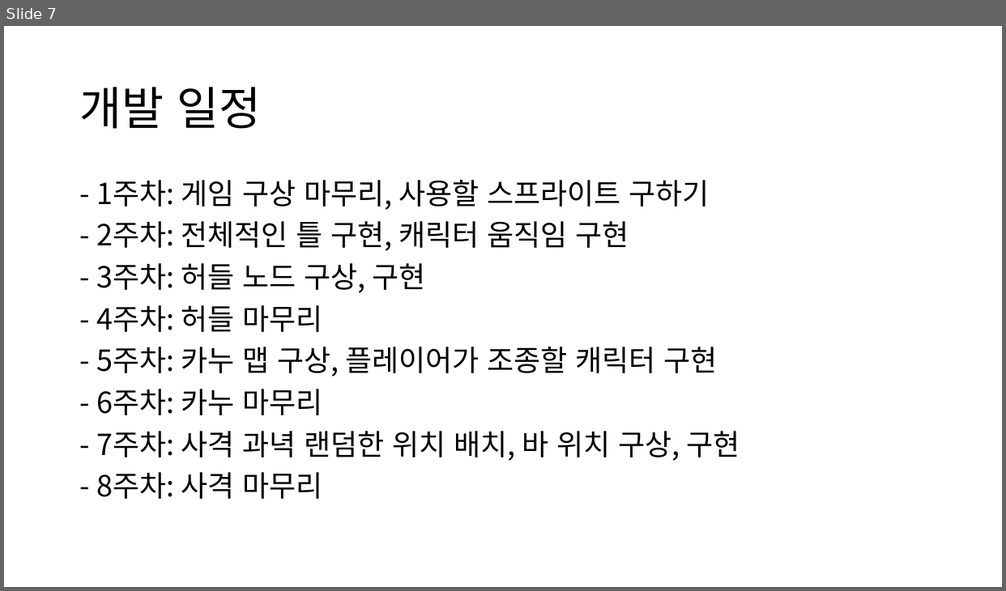
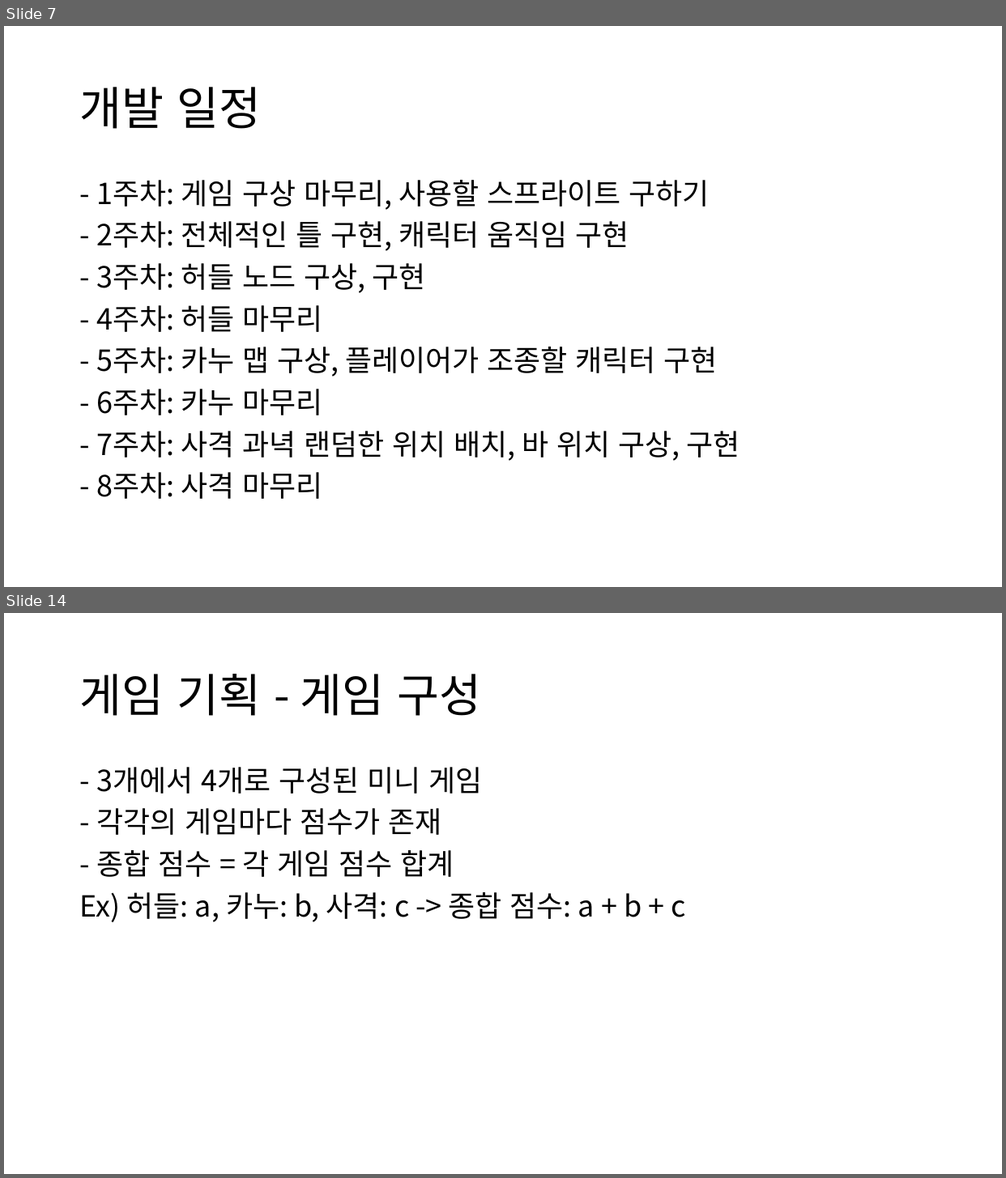
Before and after one commit to Rungbam/Project, a slide deck: 프로젝트.pptx. Shown one above the other, each under a label of ours: slide 7 before the commit, slides 7 and 14 after it; the slides between them are not shown. The pictures are 1006x591 and 1006x1178 pixels, drawn with LibreOffice and Linux fonts; fonts in the diff are those of the drawing. Boxes give left, top, right and bottom in pixels: in the first picture for what was removed or moved away, otherwise in the second. Text is boxed around its words. In the diff, an @@ line names an element or a change of style, - is before the commit and + after.

Commit message:
게임 기획 부분 추가

```diff
--- a/프로젝트.pptx
+++ b/프로젝트.pptx
@@ slide 14 added at bbox=[4, 613, 1002, 1174], background #FFFFFF @@
@@ title added at bbox=[80, 674, 482, 716], 44 pt, text #000000 @@
+게임 기획 - 게임 구성
@@ text added at bbox=[80, 767, 685, 922], 28 pt, text #000000 @@
+- 3개에서 4개로 구성된 미니 게임
+- 각각의 게임마다 점수가 존재
+- 종합 점수 = 각 게임 점수 합계
+Ex) 허들: a, 카누: b, 사격: c -> 종합 점수: a + b + c
```
Also in this commit, not shown: 6 other slides added.
